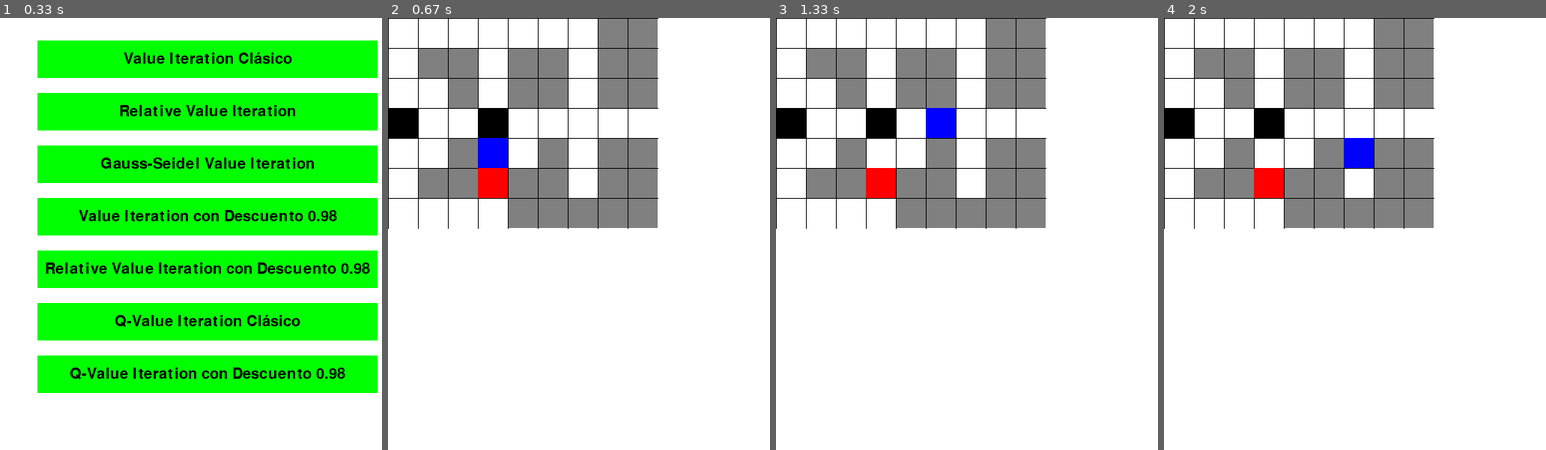
Above: before the commit, frames 1-4 (left to right).
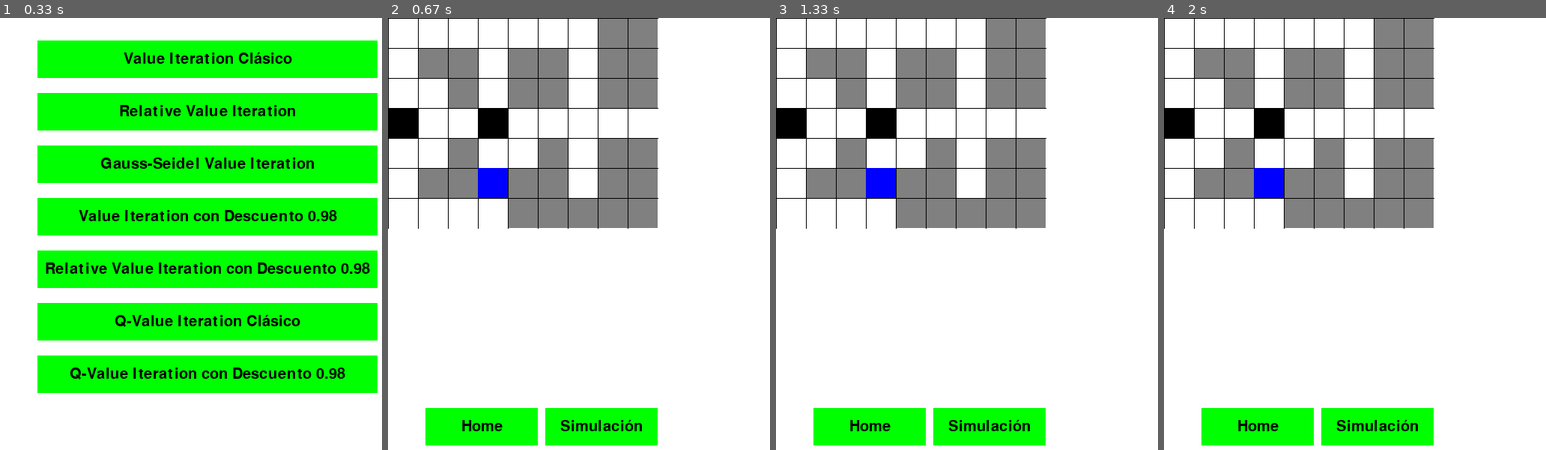
Above: after the commit, the same moments.

Repository: ancaryee/Robotica_T1
Game: pygame game, started from nommmmmmm.py
Two runs of this game, one before a commit and one after it. Both use one fixed random seed, a clock stepped at 60 frames per second and the inputs below.
Inputs (mouse positions are in pixels of both pictures, inside the frame that each line leads up to):
- Up to frame 1 (0.33 s): type "1 (at the terminal prompt)" at 0 s
- Up to frame 2 (0.67 s): click (579, 264) at 0.38 s
- Up to frame 3 (1.33 s): click "Home" at 0.72 s; click (856, 173) at 1.05 s
- Up to frame 4 (2 s): click "Home" at 1.38 s; click (1221, 229) at 1.72 s

Frame 1 is identical in both runs. In frame 2, 6.2% of the frame differs, in the area x 9-71%, y 27-99%; in frame 3, 6.2%; in frame 4, 6.2%.

Commit message:
nuevahoraaa

Diff:
--- a/nommmmmmm.py
+++ b/nommmmmmm.py
@@ -133,7 +133,7 @@
             pantalla.fill(BLANCO)
             dibujar_mapa(ejemplo_mapa, pantalla)
             pygame.display.flip()
-            pygame.time.wait(300)
+            pygame.time.wait(10)
 
         if meta_alcanzada and visualizar:
             graficar_nRw_acumulado()
